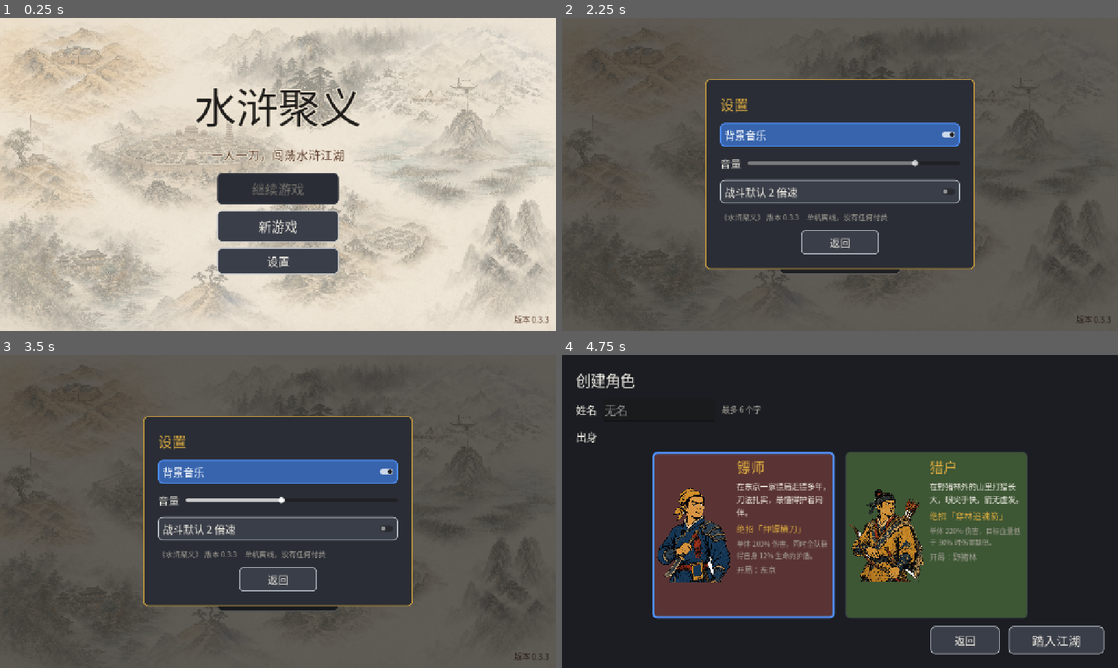
Above: before the commit, frames 1-4 (two rows, left to right).
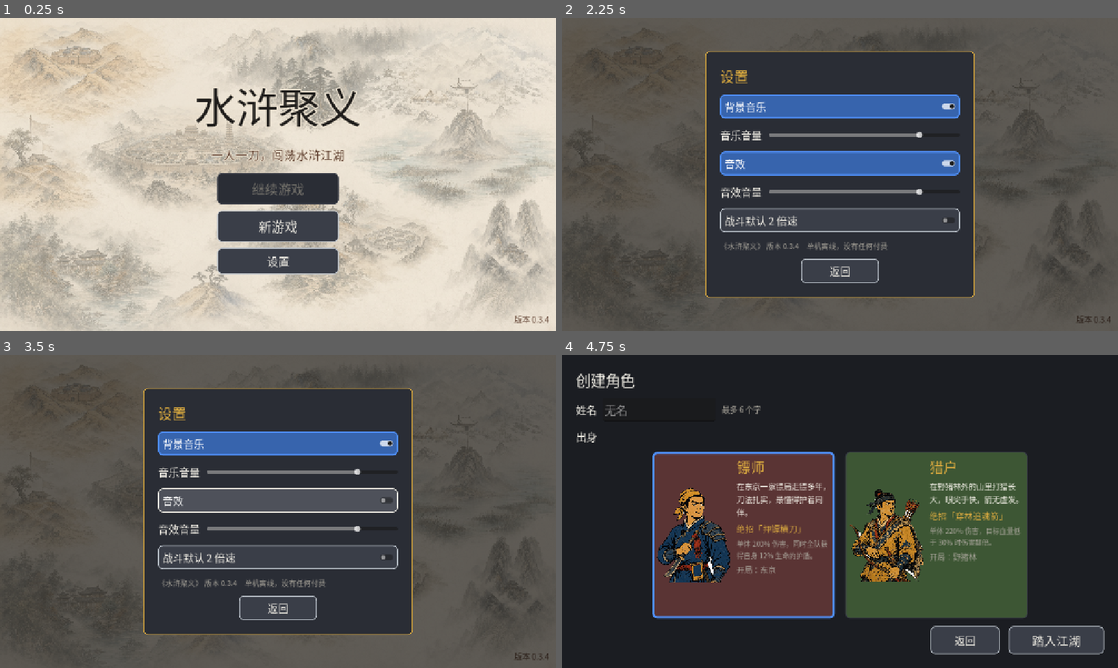
Above: after the commit, the same moments.

Repository: novalabs068/Game-shuihujuyi
Game: Godot game, scene res://scenes/main.tscn
The game is run twice, just before and just after one commit, with the same random seed, the same clock (stepped at 60 frames per second) and the same inputs.
Inputs (mouse positions are in pixels of both pictures, inside the frame that each line leads up to):
- Up to frame 1 (0.25 s): no input
- Up to frame 2 (2.25 s): click "新游戏" at 0.5 s; click "返回" at 1.25 s; click "设置" at 2 s
- Up to frame 3 (3.5 s): click (278, 498) at 2.75 s, where only the run after the commit has a clickable "音效"
- Up to frame 4 (4.75 s): click "返回" at 3.5 s; click "新游戏" at 4.25 s

The runs differ from the first frame. In frame 1, less than 0.1% of the frame differs, in the area x 98-99%, y 95-98%; in frame 2, 21%, in the area x 25-99%, y 10-98%; in frame 3, 21%; in frame 4, nothing differs.

Commit message:
音效：程序合成 12 个音效（令牌呼啸、大鼓、落卡、翻牌、铃音、铜锣、刀光、闷击、箭矢、绝招鼓点、胜利锣鼓、按钮木鱼），接进招募、战斗和所有按钮；设置里加音效开关和音量
Co-Authored-By: Claude Opus 5.5 <noreply@anthropic.com>

Diff:
--- a/project.godot
+++ b/project.godot
@@ -7,7 +7,7 @@
 [application]
 
 config/name="水浒聚义"
-config/version="0.3.3"
+config/version="0.3.4"
 run/main_scene="res://scenes/main.tscn"
 config/features=PackedStringArray("4.7", "GL Compatibility")
 config/icon="res://icon.png"
@@ -19,6 +19,7 @@
 GameDB="*res://scripts/autoload/game_db.gd"
 GameState="*res://scripts/autoload/game_state.gd"
 Music="*res://scripts/autoload/music.gd"
+Sfx="*res://scripts/autoload/sfx.gd"
 
 [display]
 
--- /dev/null
+++ b/scripts/autoload/sfx.gd
@@ -0,0 +1,59 @@
+extends Node
+## 音效（自动加载为 Sfx）：play(名字) 放 audio/sfx/<名字>.ogg，几个声音可以同时响。
+## 音效由 tools/music/make_sfx.py 合成；开关和音量存在设置里（Prefs），和背景音乐分开。
+
+const POOL := 8
+const BASE_DB := -4.0
+
+var enabled := true:
+	set(value):
+		enabled = value
+		Prefs.set_value("audio", "sfx", enabled)
+## 音量（0～1）
+var volume := 0.8:
+	set(value):
+		volume = clampf(value, 0.0, 1.0)
+		Prefs.set_value("audio", "sfx_volume", volume)
+
+var _players: Array[AudioStreamPlayer] = []
+var _next := 0
+var _cache: Dictionary[StringName, AudioStream] = {}
+
+
+func _ready() -> void:
+	process_mode = Node.PROCESS_MODE_ALWAYS
+	for i in POOL:
+		var p := AudioStreamPlayer.new()
+		add_child(p)
+		_players.append(p)
+	enabled = Prefs.get_value("audio", "sfx", true)
+	volume = Prefs.get_value("audio", "sfx_volume", 0.8)
+
+
+## 放一个音效；pitch_jitter 让连续的同一个声音（刀光、翻牌）每次略有不同。
+func play(name: StringName, volume_db := 0.0, pitch_jitter := 0.0) -> void:
+	if not enabled or volume <= 0.0:
+		return
+	var stream := _stream(name)
+	if stream == null:
+		return
+	var p := _players[_next]
+	_next = (_next + 1) % POOL
+	p.stream = stream
+	p.volume_db = BASE_DB + volume_db + linear_to_db(volume)
+	p.pitch_scale = 1.0 + randf_range(-pitch_jitter, pitch_jitter)
+	p.play()
+
+
+func _stream(name: StringName) -> AudioStream:
+	if not _cache.has(name):
+		var path := "res://audio/sfx/%s.ogg" % name
+		_cache[name] = load(path) if ResourceLoader.exists(path) else null
+	return _cache[name]
+
+
+func _exit_tree() -> void:
+	for p in _players:
+		p.stop()
+		p.stream = null
+	_cache.clear()
--- a/scripts/ui/battle_view.gd
+++ b/scripts/ui/battle_view.gd
@@ -239,6 +239,7 @@
 					var style := source.data.attack_style
 					if style in RANGED_STYLES:
 						await _cards[source].shoot()
+						Sfx.play(&"arrow", -4.0, 0.1)
 						await Projectile.fly(self, _cards[source].muzzle_point(), card.hit_point(), style)
 					else:
 						await _cards[source].lunge(card.position)
@@ -253,6 +254,7 @@
 				FxSprite.spawn(self, "crit_hit" if big else "hit_spark", card.hit_point(), FX_SCALE * (0.8 if big else 1.0), not from_left)
 				card.flash()
 				card.shake()
+				_hit_sound(source, big)
 				_ink_splash(card.hit_point(), from_left, big)
 				card.popup(popup, CRIT_RED if big else UiKit.DAMAGE, big)
 				if big:
@@ -283,6 +285,7 @@
 ## 放绝招：画面压暗，版画全身像从出手那一侧滑进来，一笔浓墨刷开，招式名一个字一个字写出来。
 func _skill_cutin(unit: BattleUnit, skill_name: String) -> void:
 	var from_left := unit.side == BattleUnit.Side.PLAYER
+	Sfx.play(&"skill_drum", -2.0)
 	var layer := Control.new()
 	layer.mouse_filter = Control.MOUSE_FILTER_IGNORE
 	layer.z_index = 30
@@ -340,6 +343,7 @@
 
 ## 组合技：画面变暗，两人的立绘从左右冲进来，中间打出组合技名。
 func _combo_cutin(a: BattleUnit, b: BattleUnit, combo_name: String) -> void:
+	Sfx.play(&"skill_drum")
 	var layer := Control.new()
 	layer.mouse_filter = Control.MOUSE_FILTER_IGNORE
 	layer.z_index = 30
@@ -420,6 +424,13 @@
 
 
 ## 命中顿帧：时间几乎停一下再走（按真实时间算，2 倍速下也一样长）。
+## 命中声：斧棒拳脚是闷击，其余是刀光；暴击更响。
+func _hit_sound(source: BattleUnit, big: bool) -> void:
+	var style := source.data.attack_style if source != null else &""
+	var blunt := style in [&"heavy", &"fist"]
+	Sfx.play(&"hit_blunt" if blunt else &"hit_slash", 2.0 if big else -3.0, 0.12)
+
+
 func _hitstop(seconds: float) -> void:
 	Engine.time_scale = 0.05
 	await get_tree().create_timer(seconds, true, false, true).timeout
@@ -909,6 +920,7 @@
 	await st.finished
 	if won:
 		_shake_screen(14.0)
+		Sfx.play(&"victory")
 
 	# 宣纸卷：从中间往两边展开
 	var scroll := PanelContainer.new()
--- a/scripts/ui/recruit_view.gd
+++ b/scripts/ui/recruit_view.gd
@@ -159,6 +159,7 @@
 		var t := create_tween().set_parallel()
 		t.tween_property(slot, "scale", Vector2.ONE, 0.18).set_trans(Tween.TRANS_BACK).set_ease(Tween.EASE_OUT)
 		t.tween_property(slot, "modulate:a", 1.0, 0.12)
+		Sfx.play(&"card_drop", -4.0, 0.1)
 		if not _skip:
 			await get_tree().create_timer(0.05).timeout
 	await get_tree().create_timer(0.25).timeout
@@ -242,6 +243,7 @@
 	token.scale = Vector2(0.2, 0.2)
 	token.rotation = -TAU
 	var fast := 0.5 if _skip else 1.0
+	Sfx.play(&"token_whoosh")
 	var t := create_tween().set_parallel()
 	t.tween_property(dim, "color:a", 0.7, 0.25 * fast)
 	t.tween_property(token, "scale", Vector2(1.5, 1.5), 0.55 * fast).set_ease(Tween.EASE_OUT).set_trans(Tween.TRANS_CUBIC)
@@ -255,6 +257,7 @@
 	_shockwave(token.position + token.size / 2, color)
 	_flash(color)
 	_shake(12.0)
+	Sfx.play(&"token_slam")
 	var out := create_tween().set_parallel()
 	out.tween_property(token, "modulate:a", 0.0, 0.3)
 	out.tween_property(token, "scale", Vector2(1.2, 1.2), 0.3)
@@ -342,6 +345,7 @@
 	sparks.scale_amount_max = 6.0
 	sparks.color = color.lightened(0.3)
 	slot.add_child(sparks)
+	Sfx.play(&"rare_shimmer", -2.0 if tier == UnitData.Tier.JIA else -6.0)
 	var shake := create_tween()
 	var base := slot.position
 	for i in (10 if tier == UnitData.Tier.JIA else 6):
@@ -354,6 +358,7 @@
 ## 翻牌：横着收窄到 0，换成正面，再展开；稀有的翻开时亮一下。
 func _flip(slot: Control, tier: int, rare: bool) -> void:
 	var half := 0.06 if _skip else 0.1
+	Sfx.play(&"card_flip", -2.0, 0.12)
 	var t := create_tween()
 	t.tween_property(slot, "scale:x", 0.0, half).set_ease(Tween.EASE_IN)
 	await t.finished
@@ -365,6 +370,7 @@
 		create_tween().tween_property(front, "self_modulate", Color.WHITE, 0.35)
 		if tier == UnitData.Tier.JIA:
 			_shake(10.0)
+			Sfx.play(&"jia_gong")
 	var t2 := create_tween()
 	t2.tween_property(slot, "scale:x", 1.0, half).set_ease(Tween.EASE_OUT).set_trans(Tween.TRANS_BACK)
 	await t2.finished
@@ -445,6 +451,8 @@
 	t.tween_property(hint, "modulate:a", 1.0, 0.3).set_delay(1.0)
 	await t.finished
 	_flash(color)
+	if hero.tier != UnitData.Tier.JIA:
+		Sfx.play(&"rare_shimmer", -4.0)
 	# 等玩家点一下
 	var tap := Button.new()
 	tap.flat = true
--- a/scripts/ui/settings_panel.gd
+++ b/scripts/ui/settings_panel.gd
@@ -45,7 +45,7 @@
 	var volume_row := HBoxContainer.new()
 	volume_row.add_theme_constant_override("separation", 16)
 	v.add_child(volume_row)
-	volume_row.add_child(UiKit.label("音量", 24))
+	volume_row.add_child(UiKit.label("音乐音量", 24))
 	var slider := HSlider.new()
 	slider.min_value = 0.0
 	slider.max_value = 1.0
@@ -55,6 +55,29 @@
 	slider.size_flags_horizontal = Control.SIZE_EXPAND_FILL
 	slider.value_changed.connect(func(value: float) -> void: Music.volume = value)
 	volume_row.add_child(slider)
+
+	var sfx := CheckButton.new()
+	sfx.text = "音效"
+	sfx.add_theme_font_size_override("font_size", 24)
+	sfx.button_pressed = Sfx.enabled
+	sfx.toggled.connect(func(on: bool) -> void:
+		Sfx.enabled = on
+		Sfx.play(&"ui_click"))
+	v.add_child(sfx)
+	var sfx_row := HBoxContainer.new()
+	sfx_row.add_theme_constant_override("separation", 16)
+	v.add_child(sfx_row)
+	sfx_row.add_child(UiKit.label("音效音量", 24))
+	var sfx_slider := HSlider.new()
+	sfx_slider.min_value = 0.0
+	sfx_slider.max_value = 1.0
+	sfx_slider.step = 0.05
+	sfx_slider.value = Sfx.volume
+	sfx_slider.custom_minimum_size = Vector2(300, 40)
+	sfx_slider.size_flags_horizontal = Control.SIZE_EXPAND_FILL
+	sfx_slider.drag_ended.connect(func(_changed: bool) -> void: Sfx.play(&"hit_slash"))
+	sfx_slider.value_changed.connect(func(value: float) -> void: Sfx.volume = value)
+	sfx_row.add_child(sfx_slider)
 
 	var fast := CheckButton.new()
 	fast.text = "战斗默认 2 倍速"
--- a/scripts/ui/ui_kit.gd
+++ b/scripts/ui/ui_kit.gd
@@ -81,11 +81,21 @@
 	return l
 
 
+## 按钮按下时笃一声（木鱼）。
+## 按名字在运行时找 Sfx：UiKit 也被不带自动加载的测试用到，不能直接写 Sfx。
+static func click_sound(b: BaseButton) -> void:
+	b.pressed.connect(func() -> void:
+		var sfx := b.get_node_or_null("/root/Sfx")
+		if sfx != null:
+			sfx.play(&"ui_click", -6.0, 0.05))
+
+
 static func button(text: String, min_size: Vector2, font_size := 24) -> Button:
 	var b := Button.new()
 	b.text = text
 	b.custom_minimum_size = min_size
 	b.add_theme_font_size_override("font_size", font_size)
+	click_sound(b)
 	return b
 
 
@@ -205,6 +215,7 @@
 	b.add_theme_stylebox_override("pressed", pressed)
 	b.add_theme_stylebox_override("disabled", disabled)
 	b.add_theme_stylebox_override("focus", StyleBoxEmpty.new())
+	click_sound(b)
 	return b
 
 
Not shown, added: audio/sfx/arrow.ogg.import
Not shown, added: audio/sfx/card_drop.ogg.import
Not shown, added: audio/sfx/card_flip.ogg.import
Not shown, added: audio/sfx/hit_blunt.ogg.import
Not shown, added: audio/sfx/hit_slash.ogg.import
Not shown, added: audio/sfx/jia_gong.ogg.import
Not shown, added: audio/sfx/rare_shimmer.ogg.import
Not shown, added: audio/sfx/skill_drum.ogg.import
Not shown, added: audio/sfx/token_slam.ogg.import
Not shown, added: audio/sfx/token_whoosh.ogg.import
Not shown, added: audio/sfx/ui_click.ogg.import
Not shown, added: audio/sfx/victory.ogg.import
(and 14 more such lines)
